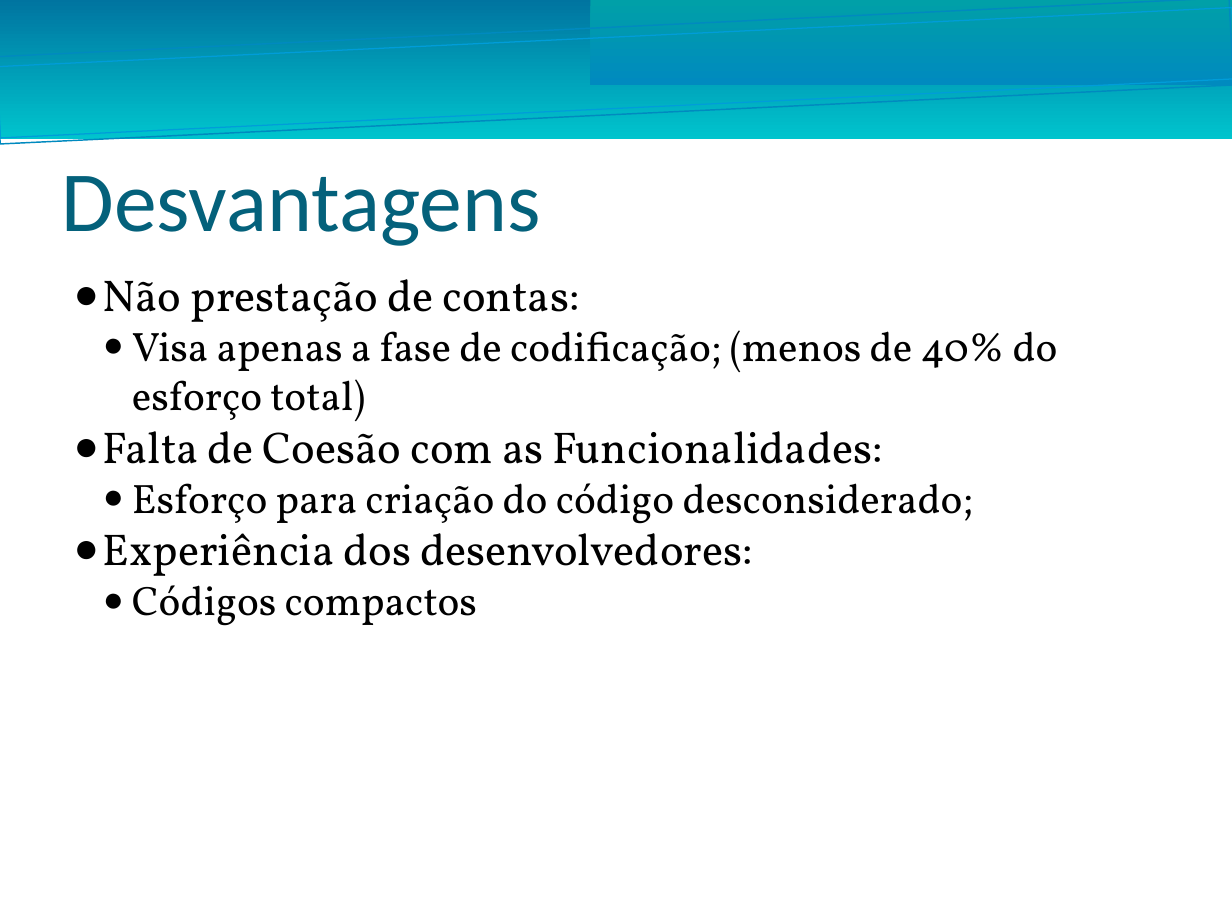
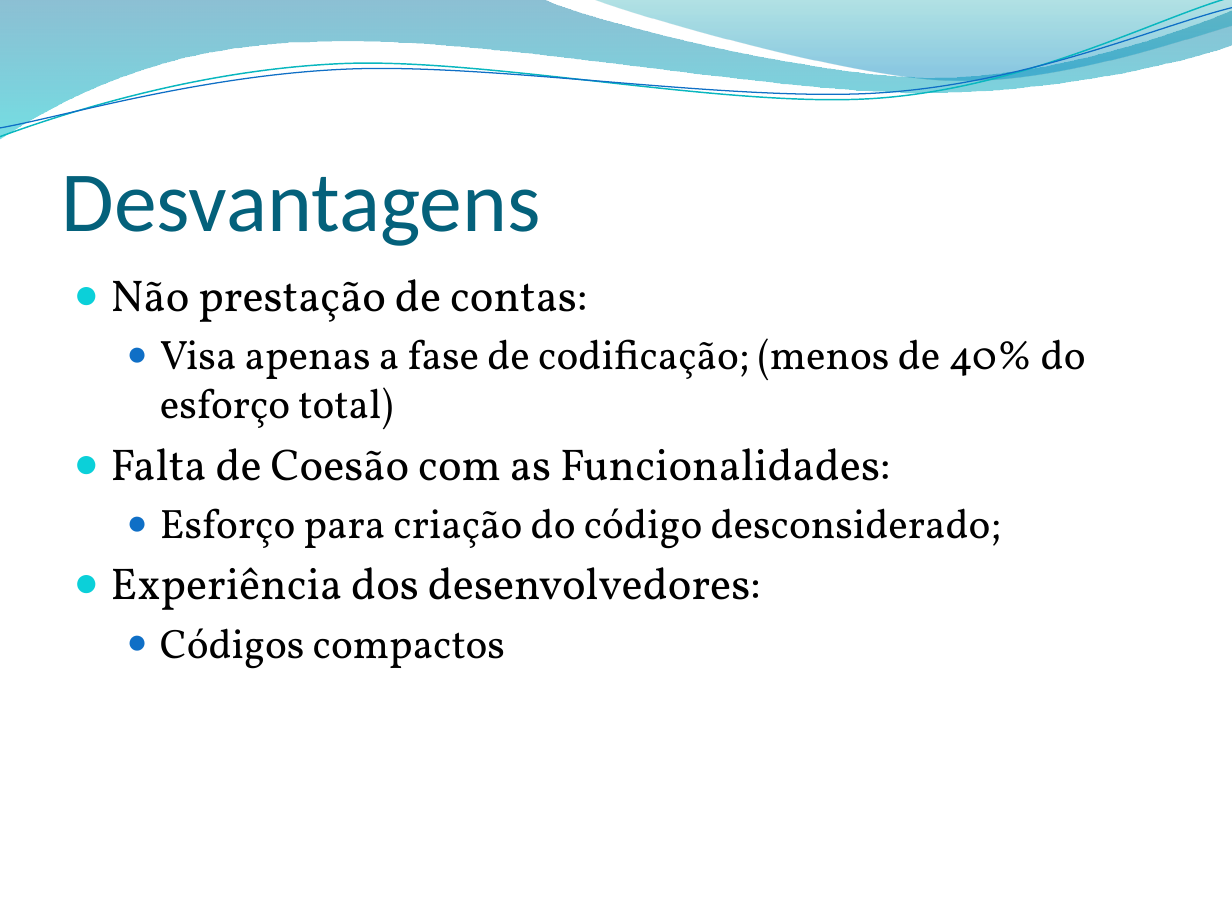
Before and after one commit to guglinski/bolsistas, a slide deck: slide 5 of Atividade 4 - bolsistas/Atividade 4 - ES.pptx. Drawn at 1232x924 pixels with LibreOffice and Linux fonts; fonts in the diff are those of the drawing; background and template pictures are left out. Boxes give left, top, right and bottom in pixels: in the first picture for what was removed or moved away, otherwise in the second. Text is boxed around its words. In the diff, an @@ line names an element or a change of style, - is before the commit and + after.

```diff
--- a/Atividade 4 - bolsistas/Atividade 4 - ES.pptx
+++ b/Atividade 4 - bolsistas/Atividade 4 - ES.pptx
@@ rectangle removed at [0,0,1232,139] @@
@@ rectangle removed at [0,0,1232,144] @@
@@ rectangle removed at [0,8,1232,137] @@
@@ freeform shape added at [0,0,1232,139], fill gradient #0074A1 to #00C6CF @@
@@ freeform shape added at [0,0,1232,144], outline #0AB8BF 0.85 pt @@
@@ freeform shape added at [0,8,1232,137], outline #0F6FC6 0.75 pt @@
@@ rectangle removed at [590,0,1232,85] @@
@@ freeform shape added at [590,0,1232,85], fill gradient #00A1A9 to #008BBF @@
@@ text "Não prestação de contas:" at [111,279,1086,669]: indent changed; more space between paragraphs @@
```
Also in this commit, not shown: 5 other slides changed, 1 slide added.
